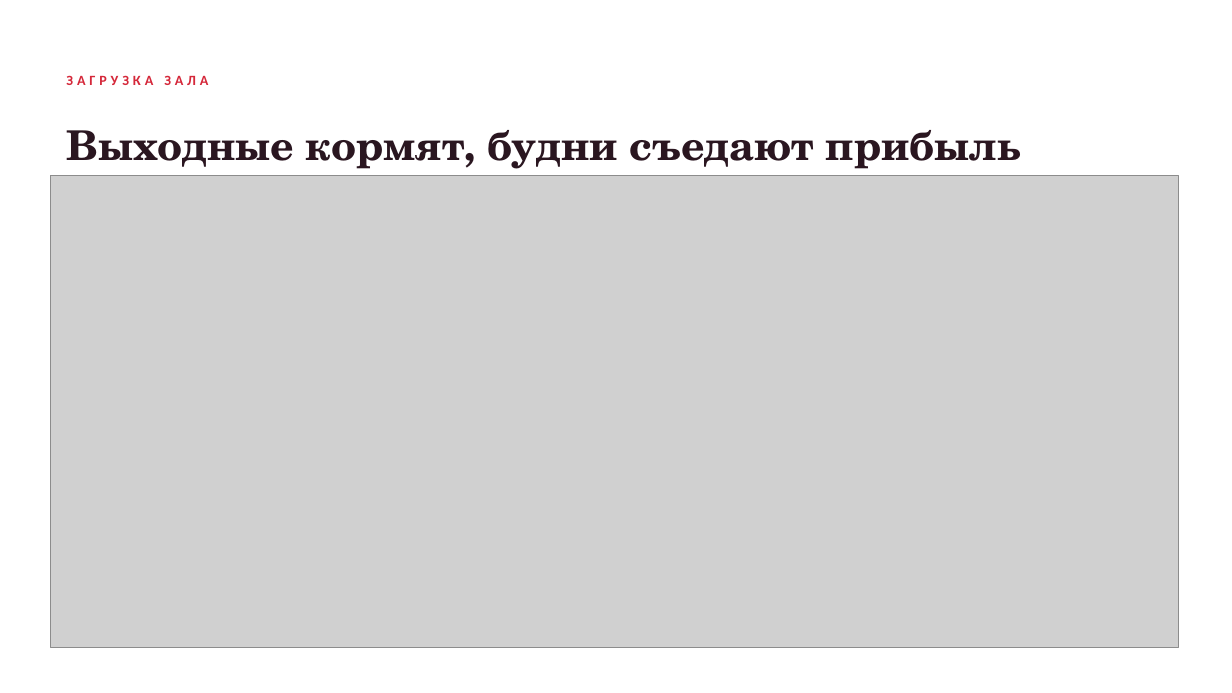
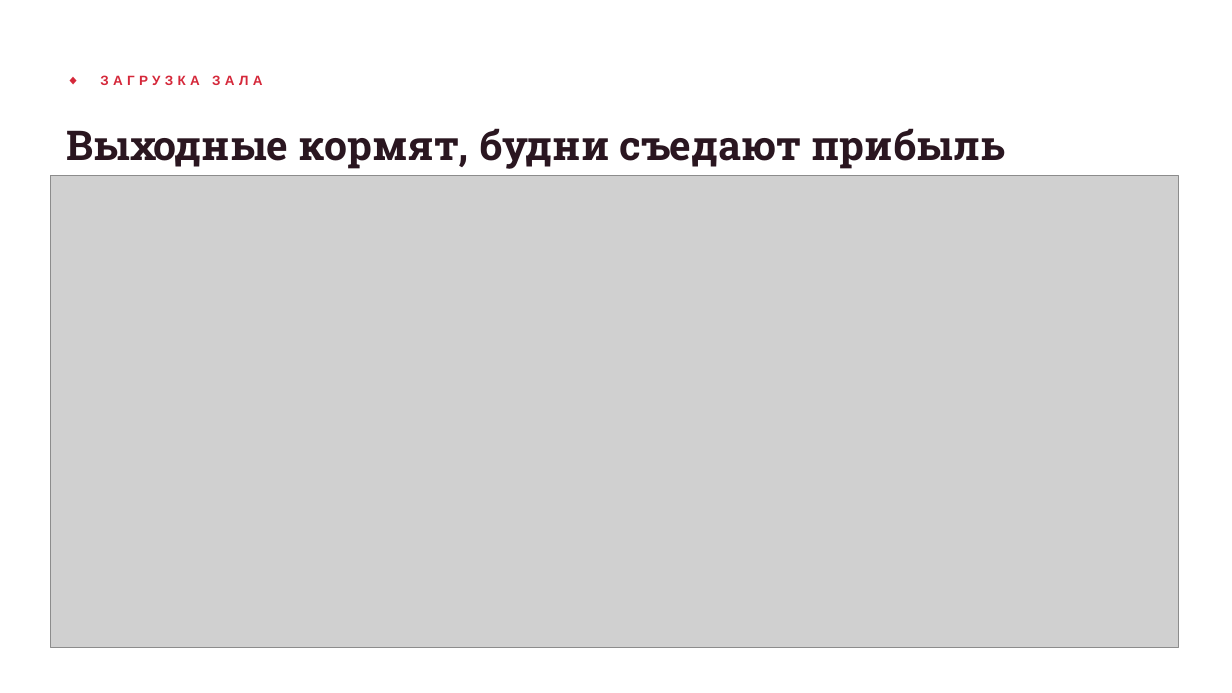
Before and after one commit to qa-novchenkova/studio, a slide deck: slide 5 of public/decks/horeca.pptx. Drawn at 1232x693 pixels with LibreOffice and Linux fonts; fonts in the diff are those of the drawing; grey boxes stand for pictures. Boxes give left, top, right and bottom in pixels: in the first picture for what was removed or moved away, otherwise in the second. Text is boxed around its words. In the diff, an @@ line names an element or a change of style, - is before the commit and + after.

```diff
--- a/public/decks/horeca.pptx
+++ b/public/decks/horeca.pptx
@@ text at bbox=[100, 75, 262, 85]: text changed; size 11 to 10.5 pt; font Calibri to Arial @@
-ЗАГРУЗКА ЗАЛА
+◆ ЗАГРУЗКА ЗАЛА
@@ text "Выходные кормят, будни съедают прибыль" at bbox=[66, 128, 1005, 169]: font TeX Gyre Schola to Roboto Slab @@
```
Also in this commit, not shown: 9 other slides changed, 22 other files.
